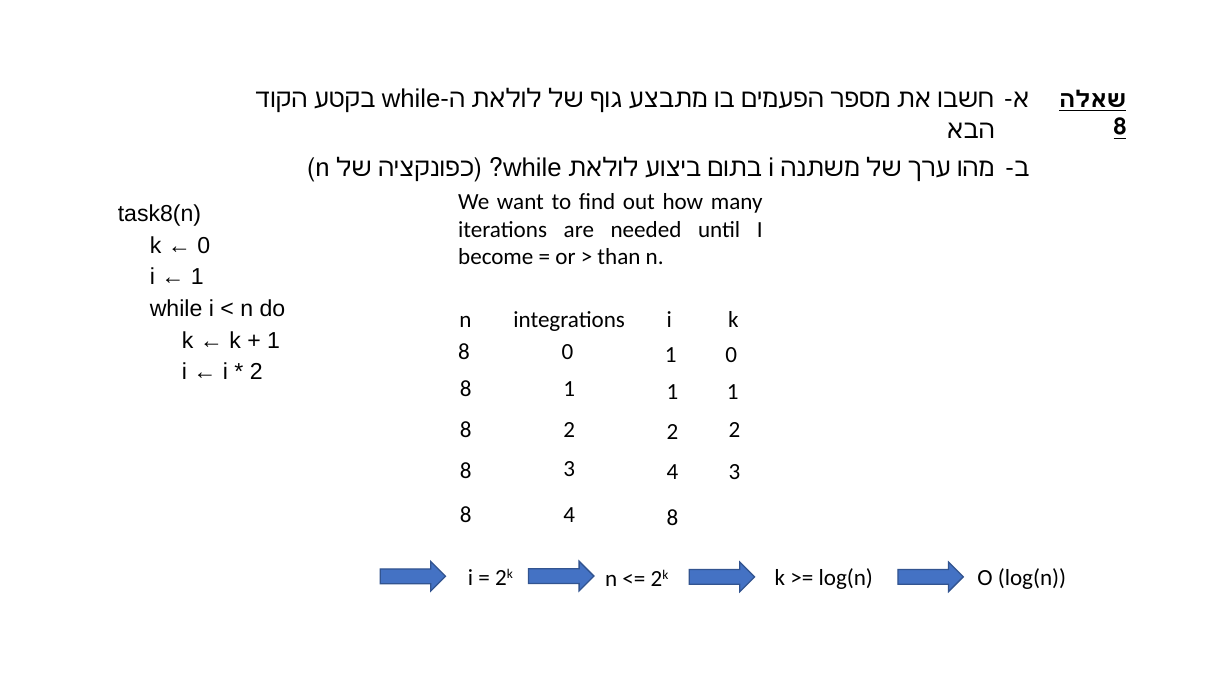
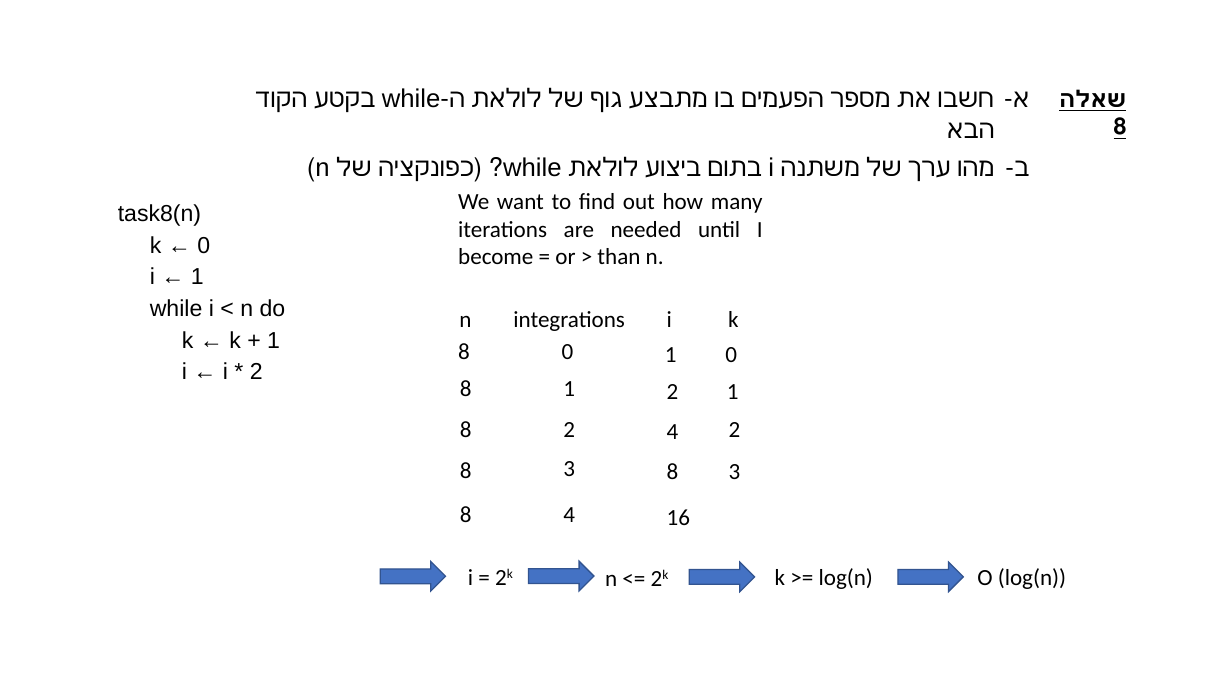
Before and after one commit to GenadyKogan/Data-Structures, a slide deck: slide 19 of t-01-algorithms-and-running-time/תרגול 1.pptx. Drawn at 1232x693 pixels with LibreOffice and Linux fonts; fonts in the diff are those of the drawing; background and template pictures are left out. Boxes give left, top, right and bottom in pixels: in the first picture for what was removed or moved away, otherwise in the second. Text is boxed around its words. In the diff, an @@ line names an element or a change of style, - is before the commit and + after.

```diff
--- a/t-01-algorithms-and-running-time/תרגול 1.pptx
+++ b/t-01-algorithms-and-running-time/תרגול 1.pptx
@@ text "2": place and size @@
-text "2" at (667, 424, 679, 439)
+text "2" at (667, 384, 679, 399)
@@ text removed at (667, 384, 679, 399) @@
-1
@@ text "4": place and size @@
-text "4" at (667, 464, 679, 479)
+text "4" at (667, 424, 679, 439)
@@ text "8": place and size @@
-text "8" at (667, 509, 679, 525)
+text "8" at (667, 463, 679, 479)
@@ text added at (667, 509, 690, 525), 18 pt, text #000000 @@
+16
```
Also in this commit, not shown: 4 other slides changed.
